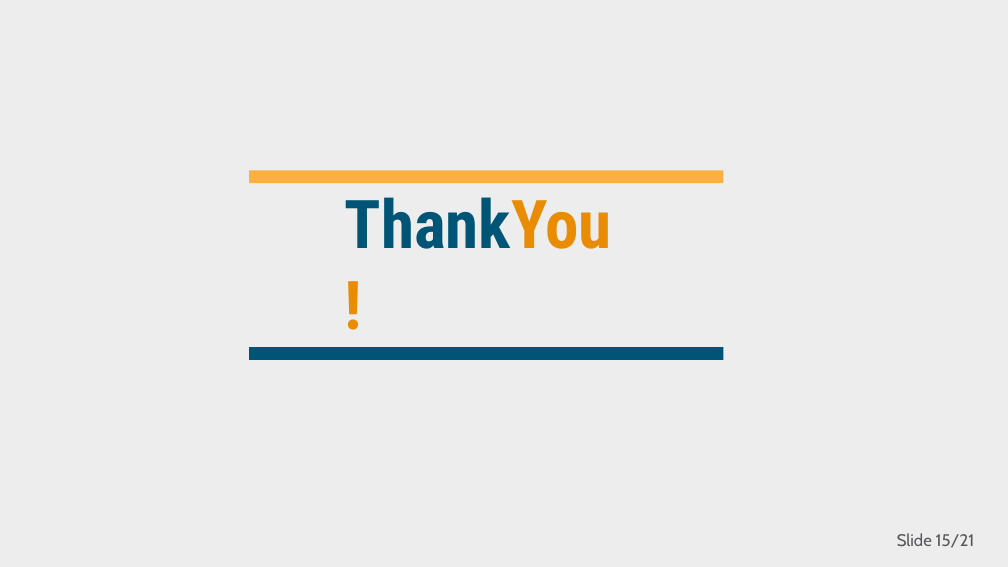
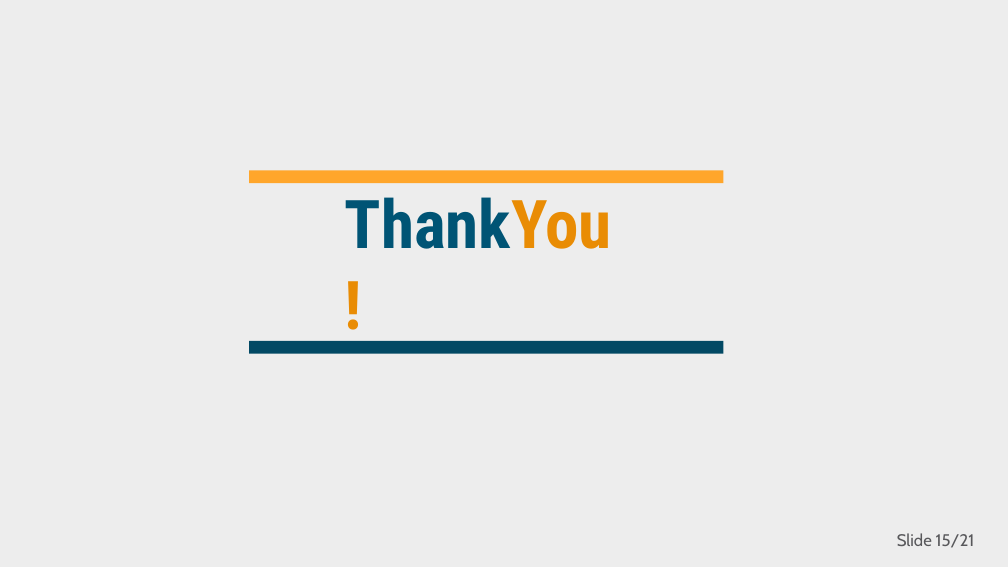
Before and after one commit to JeedaKotob/courseGenie, a slide deck: slide 15 of Deliverable3/Deliverable2_PPT_CourseGenie+.pptx. Drawn at 1008x567 pixels with LibreOffice and Linux fonts; fonts in the diff are those of the drawing. Boxes give left, top, right and bottom in pixels: in the first picture for what was removed or moved away, otherwise in the second. Text is boxed around its words. In the diff, an @@ line names an element or a change of style, - is before the commit and + after.

```diff
--- a/Deliverable3/Deliverable2_PPT_CourseGenie+.pptx
+++ b/Deliverable3/Deliverable2_PPT_CourseGenie+.pptx
@@ rectangle at bbox=[249, 170, 723, 183]: fill #FCB040 to #FFA62B @@
@@ rectangle: place and size @@
-rectangle at bbox=[249, 347, 723, 360]
+rectangle at bbox=[249, 341, 723, 354]
@@ rectangle at bbox=[249, 341, 723, 354]: fill #005475 to #024964 @@
```
Also in this commit, not shown: 14 other slides changed, 22 other files.
